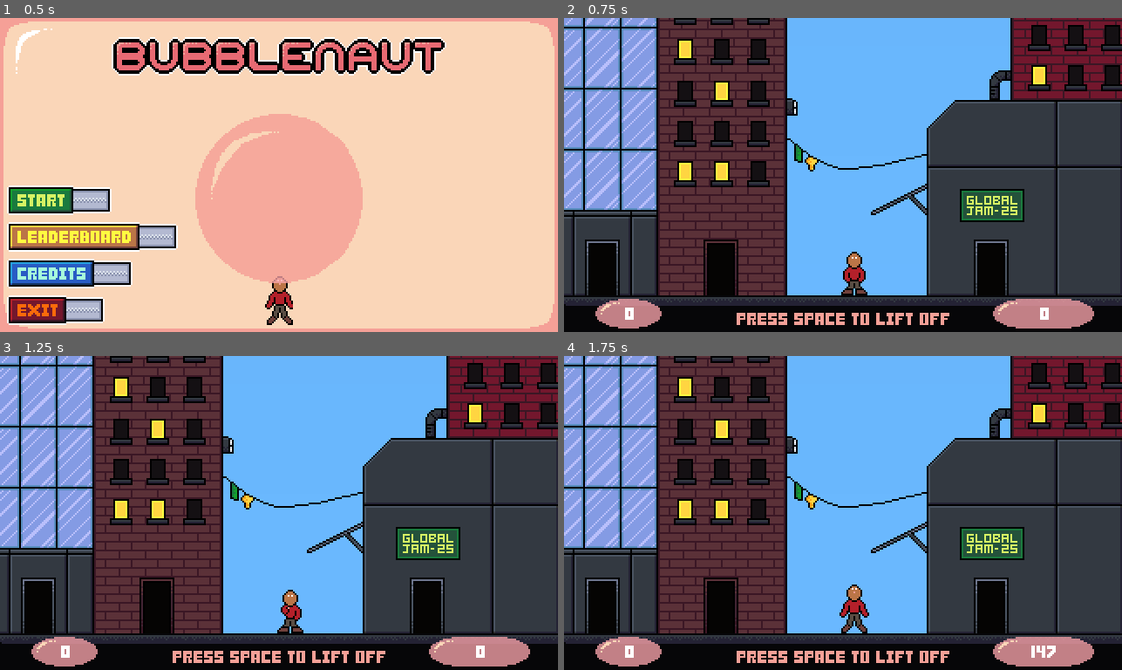
Above: before the commit, frames 1-4 (two rows, left to right).
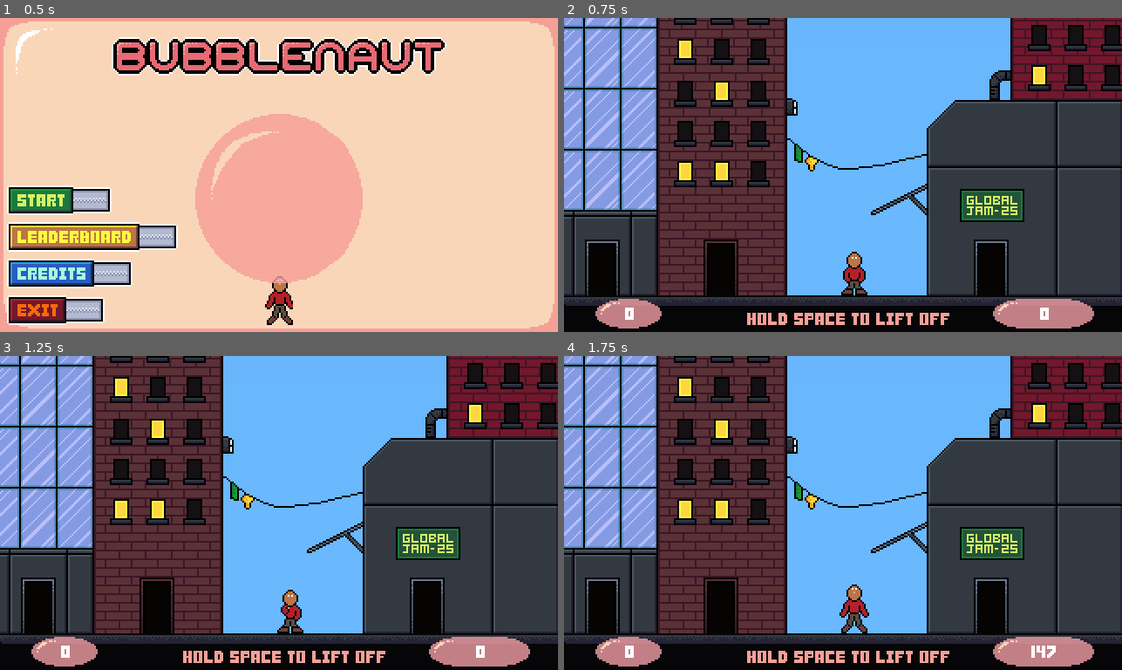
Above: after the commit, the same moments.

Repository: eagle-eye-scouter/GGJ_BubbleBlowing
Game: Godot game, scene res://scenes/main_menu.tscn
Same seed, same stepped clock (60 frames per second), same inputs: the game is played once before the commit and once after it.
Inputs (mouse positions are in pixels of both pictures, inside the frame that each line leads up to):
- Up to frame 1 (0.5 s): no input
- Up to frame 2 (0.75 s): click (658, 200) at 0.5 s
- Up to frame 3 (1.25 s): no input
- Up to frame 4 (1.75 s): tap Enter (ui_accept) at 1.25, 1.52 s; hold D (player_right) from 1.28 s (still down); hold Space (player_breath) from 1.28 s (still down)

Frame 1 is identical in both runs. In frame 2, 0.1% of the frame differs, in the area x 30-40%, y 93-98%; in frame 3, 0.1%; in frame 4, 0.1%.

Commit message:
Hold to push off

Diff:
--- a/scenes/scroll_world.tscn
+++ b/scenes/scroll_world.tscn
@@ -34,7 +34,7 @@
 size = Vector2(27.057, 20)
 
 [sub_resource type="RectangleShape2D" id="RectangleShape2D_fmsma"]
-size = Vector2(336, 96.957)
+size = Vector2(336, 178)
 
 [sub_resource type="RectangleShape2D" id="RectangleShape2D_qts6x"]
 size = Vector2(202, 1554.75)
@@ -325,41 +325,6 @@
 scale = Vector2(0.333333, -0.750188)
 texture = ExtResource("16_gvx8e")
 
-[node name="Stars5" type="Sprite2D" parent="Dynamic/Clouds"]
-position = Vector2(-7.66666, -11826)
-scale = Vector2(0.333333, 0.750188)
-texture = ExtResource("16_gvx8e")
-
-[node name="Stars6" type="Sprite2D" parent="Dynamic/Clouds"]
-position = Vector2(8.33334, -11795.9)
-rotation = 3.14159
-scale = Vector2(0.333333, -0.750188)
-texture = ExtResource("16_gvx8e")
-
-[node name="Stars7" type="Sprite2D" parent="Dynamic/Clouds"]
-position = Vector2(0.333336, -11615.9)
-rotation = -1.57079
-scale = Vector2(0.750188, -0.333333)
-texture = ExtResource("16_gvx8e")
-
-[node name="Cloud12" parent="Dynamic/Clouds" instance=ExtResource("5_74hj0")]
-position = Vector2(-23.6667, -1335.33)
-scale = Vector2(0.666667, 1.50038)
-
-[node name="Cloud13" parent="Dynamic/Clouds" instance=ExtResource("5_74hj0")]
-position = Vector2(-10.6667, -8268.57)
-scale = Vector2(0.666667, 1.50038)
-
-[node name="CloudB8" parent="Dynamic/Clouds" instance=ExtResource("5_74hj0")]
-position = Vector2(-39.6667, -897.224)
-scale = Vector2(0.666667, 1.50038)
-
-[node name="Stars8" type="Sprite2D" parent="Dynamic/Clouds"]
-position = Vector2(3, -11892)
-rotation = -1.57079
-scale = Vector2(0.750188, -0.333333)
-texture = ExtResource("16_gvx8e")
-
 [node name="FloorGrass" parent="Dynamic" instance=ExtResource("3_xqx3g")]
 position = Vector2(160, 174)
 
@@ -948,7 +913,7 @@
 victory_point = NodePath("../UFO/UfoTracker")
 
 [node name="Collider" type="CollisionShape2D" parent="Dynamic/VictoryArea"]
-position = Vector2(152, 38.4785)
+position = Vector2(152, 79)
 shape = SubResource("RectangleShape2D_fmsma")
 
 [node name="UFO" parent="Dynamic" instance=ExtResource("15_384kq")]
@@ -956,6 +921,27 @@
 scale = Vector2(2, 2)
 
 [node name="UfoTracker" type="Marker2D" parent="Dynamic/UFO"]
+
+[node name="Stars" type="Sprite2D" parent="Dynamic"]
+position = Vector2(136, -15592)
+texture = ExtResource("16_gvx8e")
+
+[node name="Stars2" type="Sprite2D" parent="Dynamic"]
+position = Vector2(184, -15552)
+scale = Vector2(-1, 1)
+texture = ExtResource("16_gvx8e")
+
+[node name="Stars3" type="Sprite2D" parent="Dynamic"]
+position = Vector2(160, -15312)
+rotation = 1.5708
+scale = Vector2(-1, 1)
+texture = ExtResource("16_gvx8e")
+
+[node name="Stars4" type="Sprite2D" parent="Dynamic"]
+position = Vector2(168, -15680)
+rotation = 1.5708
+scale = Vector2(-1, 1)
+texture = ExtResource("16_gvx8e")
 
 [node name="Fixed" type="Node2D" parent="."]
 
Binary file changed: assets/floor_grass.png
Not shown, changed: assets/floor_grass.png.import
Not shown: 1 places in scenes/floor_grass.tscn that only renumber resources
Not shown: 1 places in scenes/scroll_world.tscn that only renumber resources
